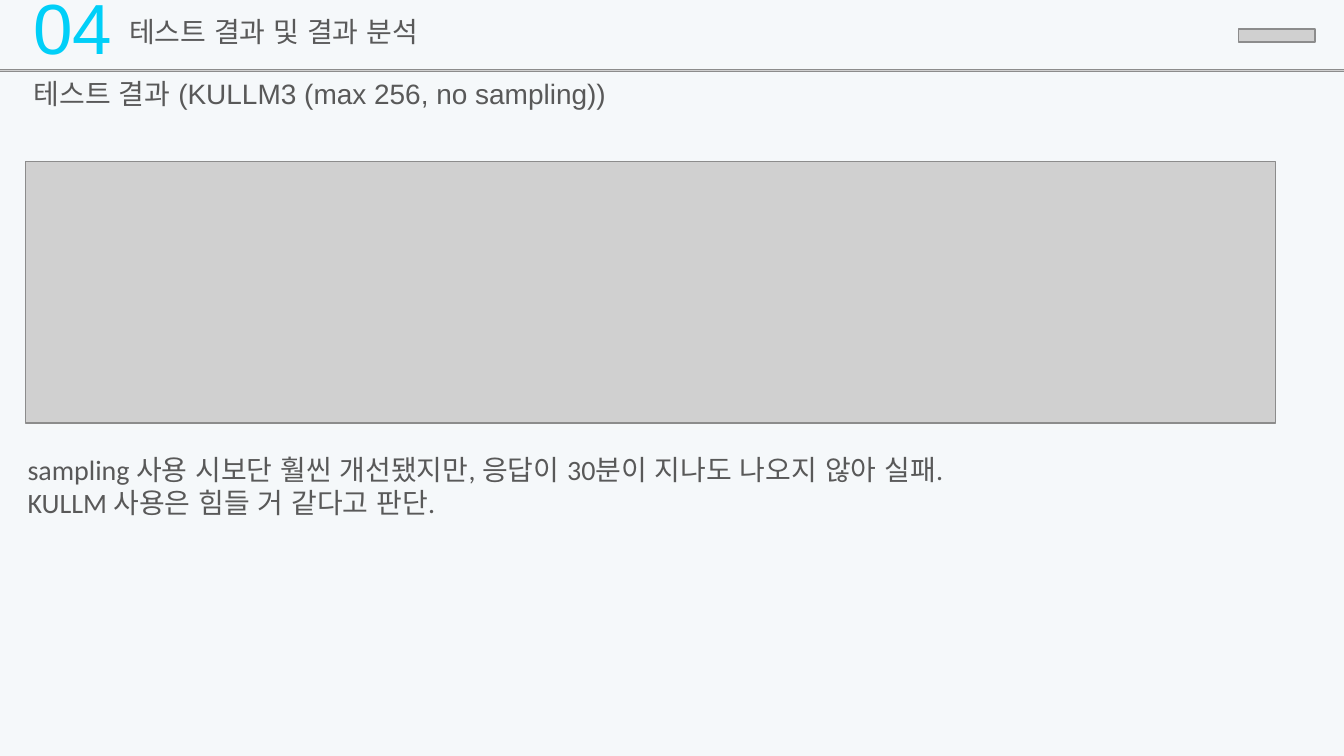
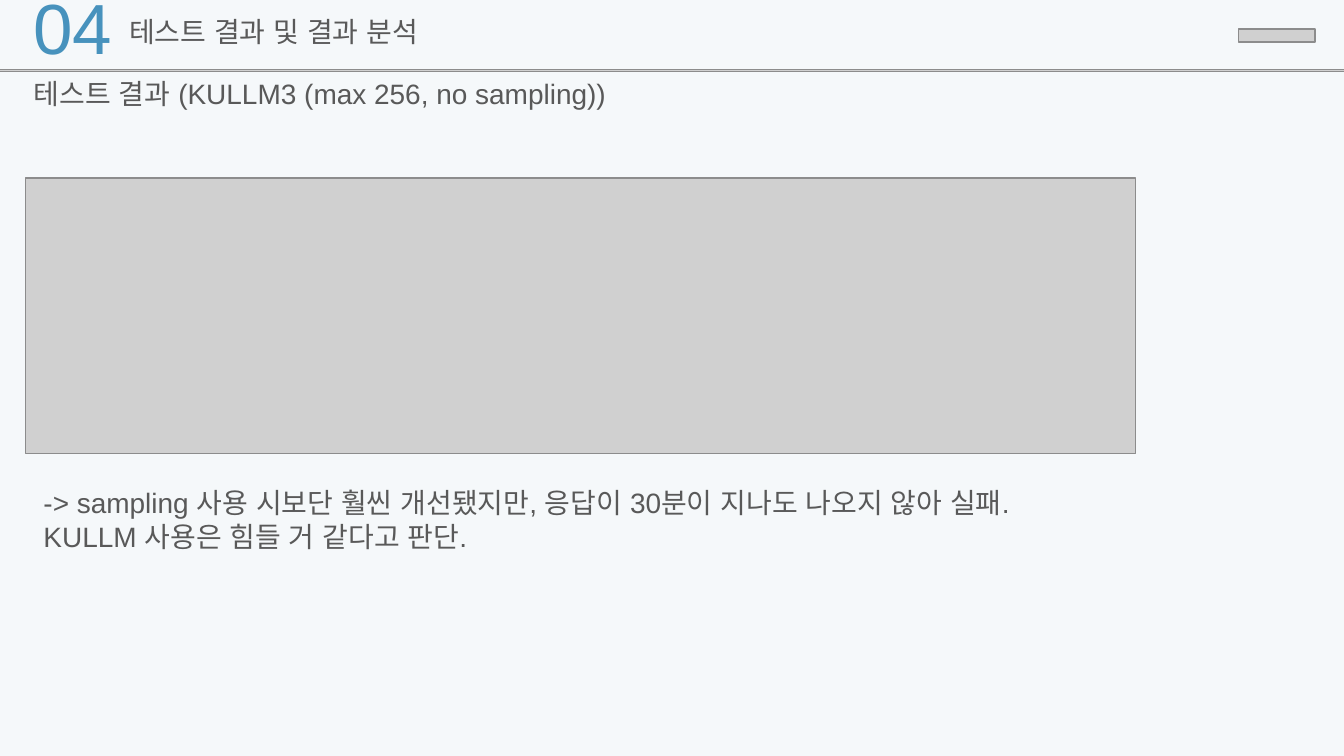
Before and after one commit to SKNETWORKS-FAMILY-AICAMP/SKN12-3RD-5TEAM, a slide deck: slide 14 of 산출물/5조 PPT.pptx (slide 12 before the commit). Drawn at 1344x756 pixels with LibreOffice and Linux fonts; fonts in the diff are those of the drawing; grey boxes stand for pictures. Boxes give left, top, right and bottom in pixels: in the first picture for what was removed or moved away, otherwise in the second. Text is boxed around its words. In the diff, an @@ line names an element or a change of style, - is before the commit and + after.

```diff
--- a/산출물/5조 PPT.pptx
+++ b/산출물/5조 PPT.pptx
@@ text "04" at [33, 4, 112, 55]: text colour #00CFF8 to #4792BD @@
@@ picture: place and size @@
-picture at [26, 161, 1275, 422]
+picture at [26, 177, 1136, 453]
@@ text "-> sampling 사용 시보단 훨씬 ...": place and size @@
-text "-> sampling 사용 시보단 훨씬 ..." at [28, 456, 943, 515]
+text "-> sampling 사용 시보단 훨씬 ..." at [43, 489, 1009, 549]
@@ text at [77, 489, 1009, 519]: text changed; font Calibri to Arial @@
-sampling 사용 시보단 훨씬 개선됐지만, 응답이 30분이 지나도 나오지 않아 실패.
+-> sampling 사용 시보단 훨씬 개선됐지만, 응답이 30분이 지나도 나오지 않아 실패.
@@ text at [43, 523, 467, 549]: font Calibri to Arial in "KULLM 사용은 힘들 거 같다고 판단." @@
```
Also in this commit, not shown: 11 other slides changed, 10 slides added, 4 slides removed.
